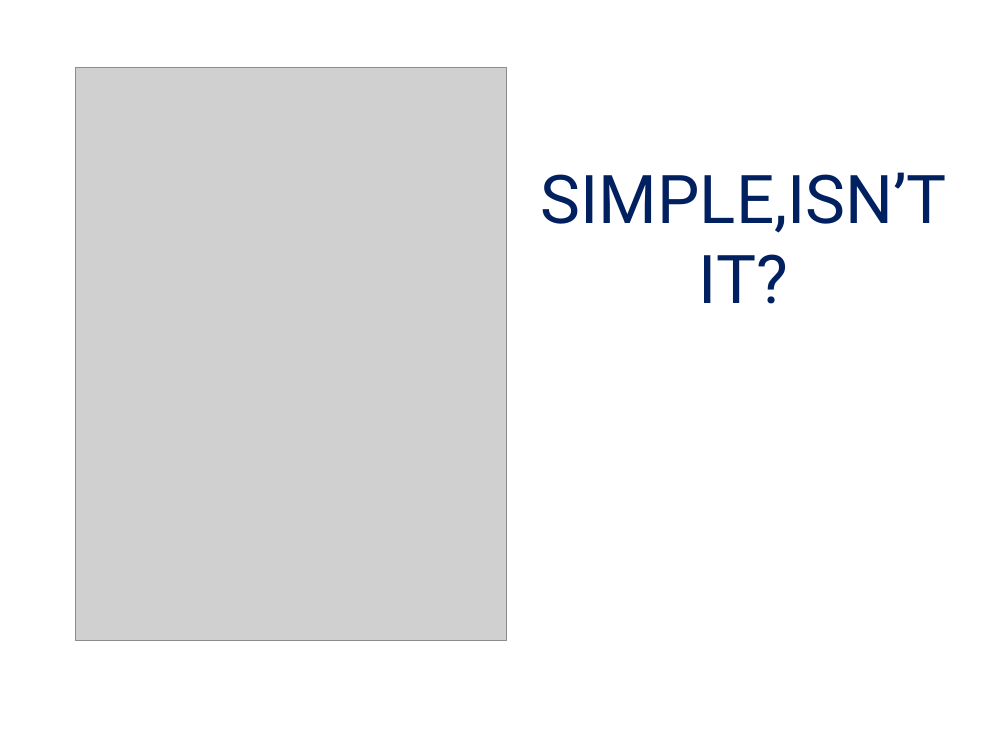
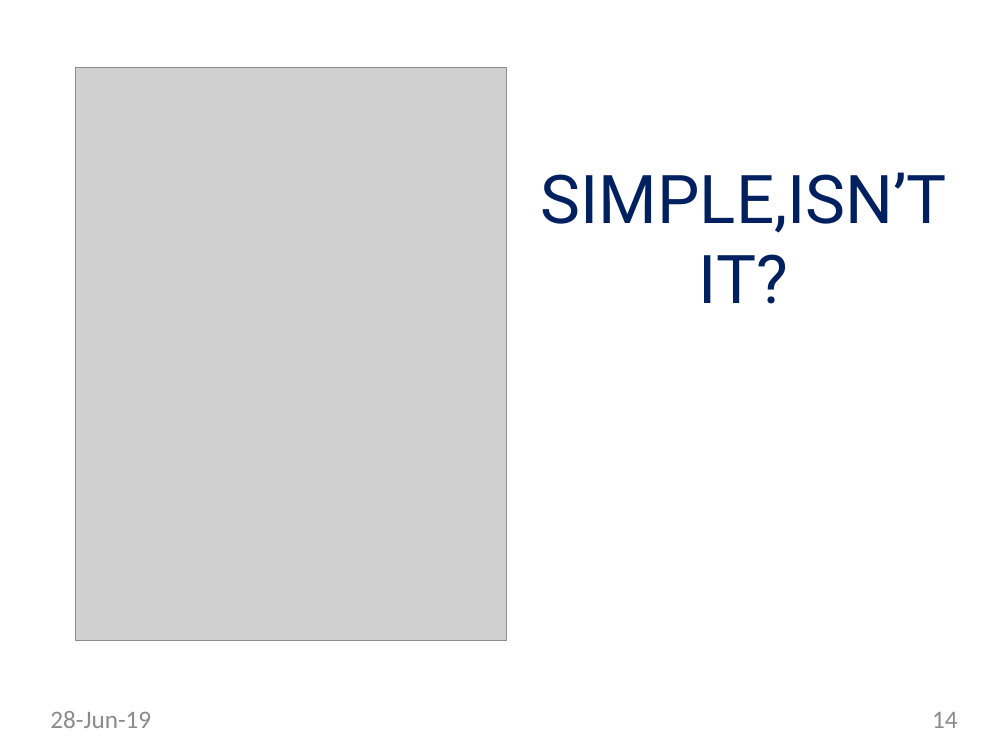
Before and after one commit to Dream-kid/Asp, a slide deck: slide 14 of sgipc.pptx. Drawn at 1008x756 pixels with LibreOffice and Linux fonts; fonts in the diff are those of the drawing; grey boxes stand for pictures. Boxes give left, top, right and bottom in pixels: in the first picture for what was removed or moved away, otherwise in the second. Text is boxed around its words. In the diff, an @@ line names an element or a change of style, - is before the commit and + after.

```diff
--- a/sgipc.pptx
+++ b/sgipc.pptx
@@ text added at <box>50,711,151,728</box>, 18 pt, text #8C8C8C @@
+28-Jun-19
@@ page number added at <box>932,712,958,728</box>, 18 pt, text #8C8C8C @@
+14
```
Also in this commit, not shown: 16 other slides changed, 4 slides added, 2 slides removed.
